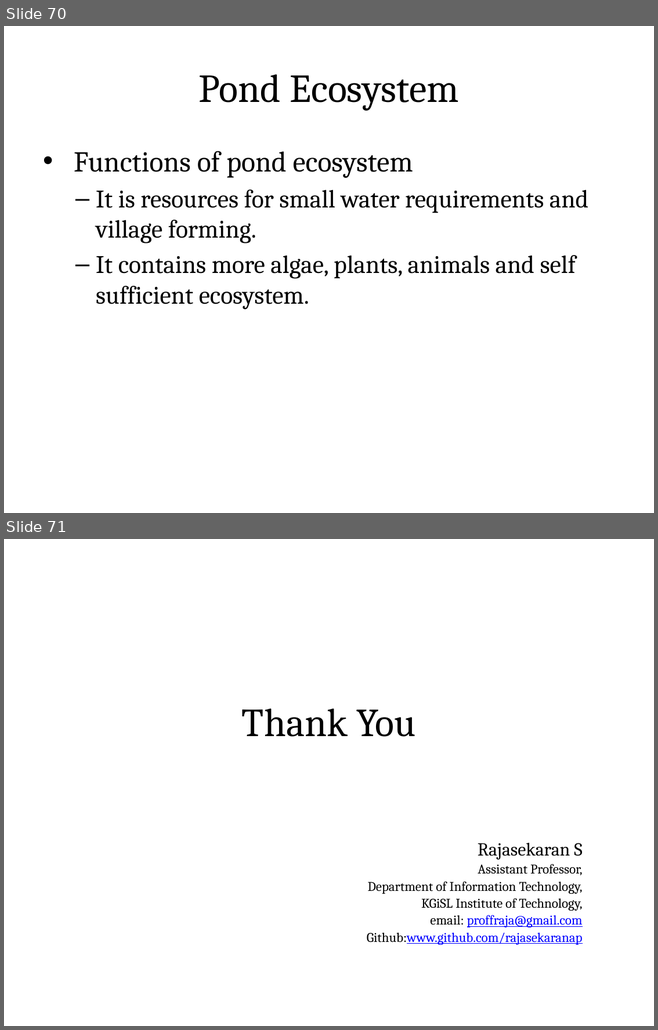
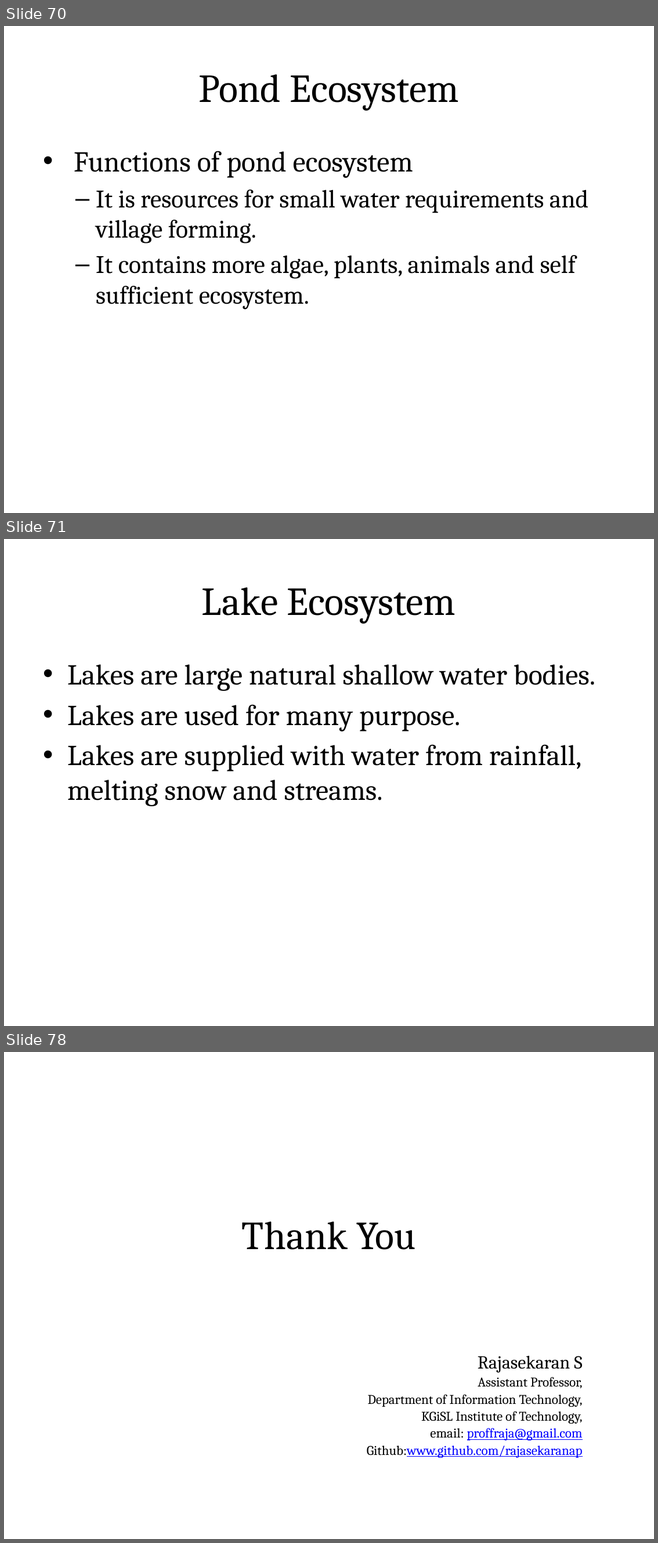
Before and after one commit to rajasekaran36/GE8291-Environmental-Science-and-Engineering, a slide deck: Slides/GE8291-U1.pptx. Shown one above the other, each under a label of ours: slides 70 and 71 before the commit, slides 70, 71 and 78 after it; the slides between them are not shown. The pictures are 658x1030 and 658x1543 pixels, drawn with LibreOffice and Linux fonts; fonts in the diff are those of the drawing. Boxes give left, top, right and bottom in pixels: in the first picture for what was removed or moved away, otherwise in the second. Text is boxed around its words. In the diff, an @@ line names an element or a change of style, - is before the commit and + after.

```diff
--- a/Slides/GE8291-U1.pptx
+++ b/Slides/GE8291-U1.pptx
@@ slide 71 added at (x1=4, y1=539, x2=654, y2=1026), background #FFFFFF @@
@@ title added at (x1=36, y1=559, x2=621, y2=640), fill gradient #DAFDA7 to #E4FCC2 to #F5FFE7, outline #98B955 0.75 pt, 44 pt, text #000000 @@
+Lake Ecosystem
@@ text added at (x1=67, y1=664, x2=595, y2=806), 32 pt, text #000000 @@
+• Lakes are large natural shallow water bodies.
+• Lakes are used for many purpose.
+• Lakes are supplied with water from rainfall, melting snow and streams.
@@ what was slide 71 is now slide 78 @@
```
Also in this commit, not shown: 6 other slides added.
